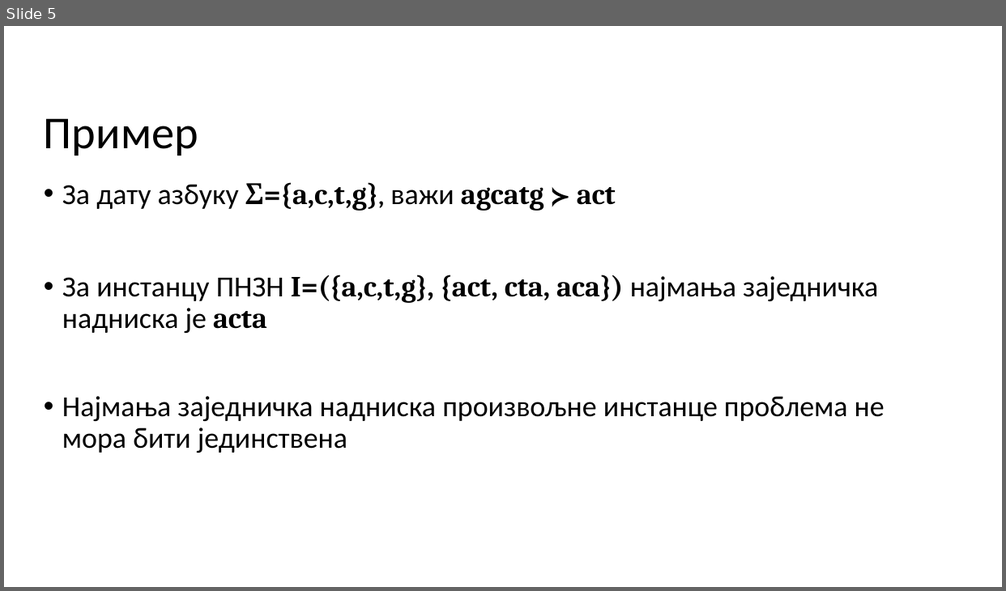
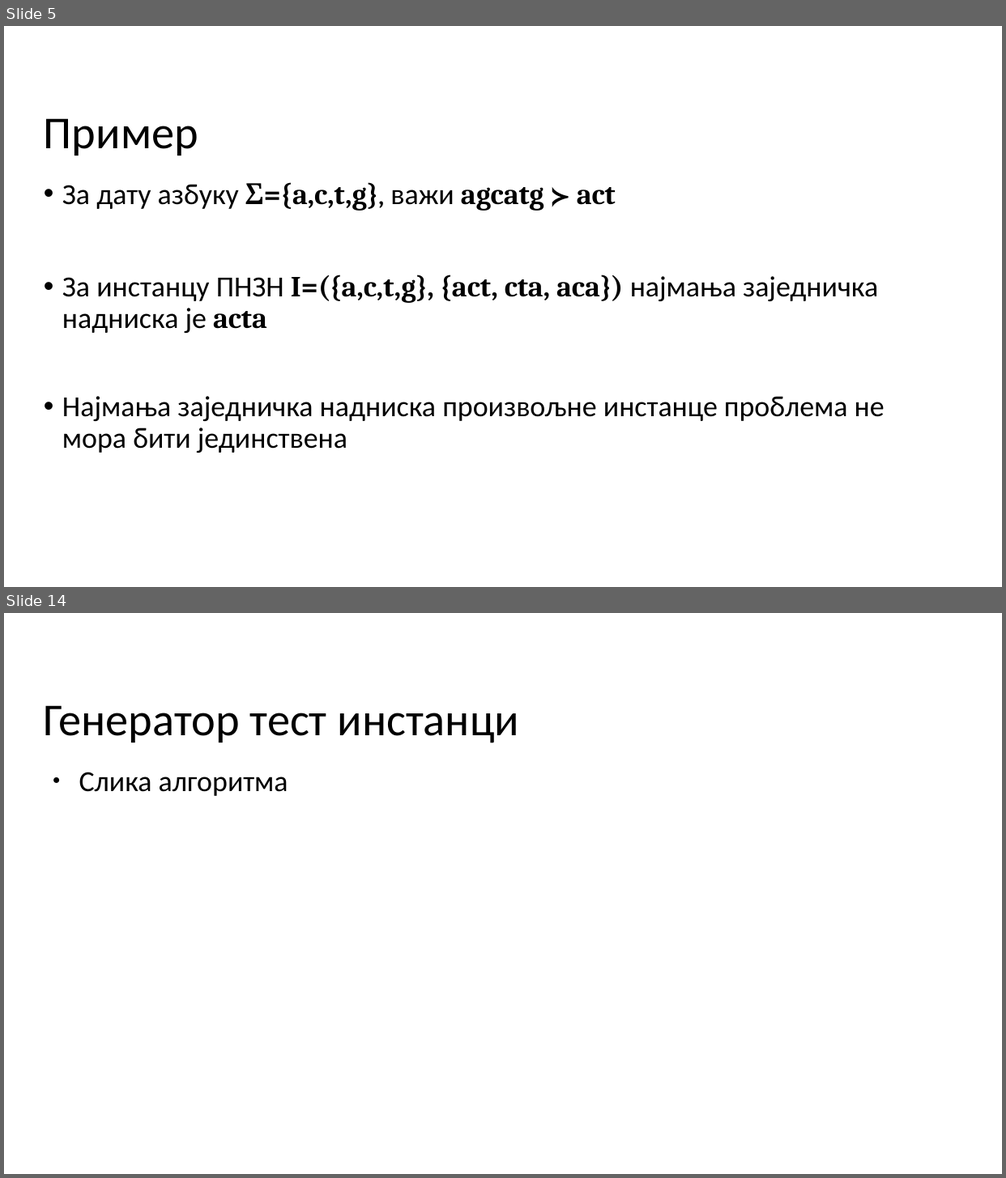
Before and after one commit to milosmikovic/Algorithms_For_Solving_Shortest_Common_Supersequence_Problem, a slide deck: Tekst/Prezentacija/MATF_primer_prezentacije.odp. Shown one above the other, each under a label of ours: slide 5 before the commit, slides 5 and 14 after it; the slides between them are not shown. The pictures are 1006x591 and 1006x1178 pixels, drawn with LibreOffice and Linux fonts; fonts in the diff are those of the drawing; background and template pictures are left out. Boxes give left, top, right and bottom in pixels: in the first picture for what was removed or moved away, otherwise in the second. Text is boxed around its words. In the diff, an @@ line names an element or a change of style, - is before the commit and + after.

```diff
--- a/Tekst/Prezentacija/MATF_primer_prezentacije.odp
+++ b/Tekst/Prezentacija/MATF_primer_prezentacije.odp
@@ slide 14 added at (x1=4, y1=613, x2=1002, y2=1174), background #FFFFFF @@
@@ title added at (x1=44, y1=705, x2=520, y2=743), 44 pt, text #000000 @@
+Генератор тест инстанци
@@ text added at (x1=79, y1=772, x2=288, y2=796), 28 pt, text #000000 @@
+● Слика алгоритма
```
Also in this commit, not shown: 1 slide changed, 12 other slides added, 1 slide removed.
